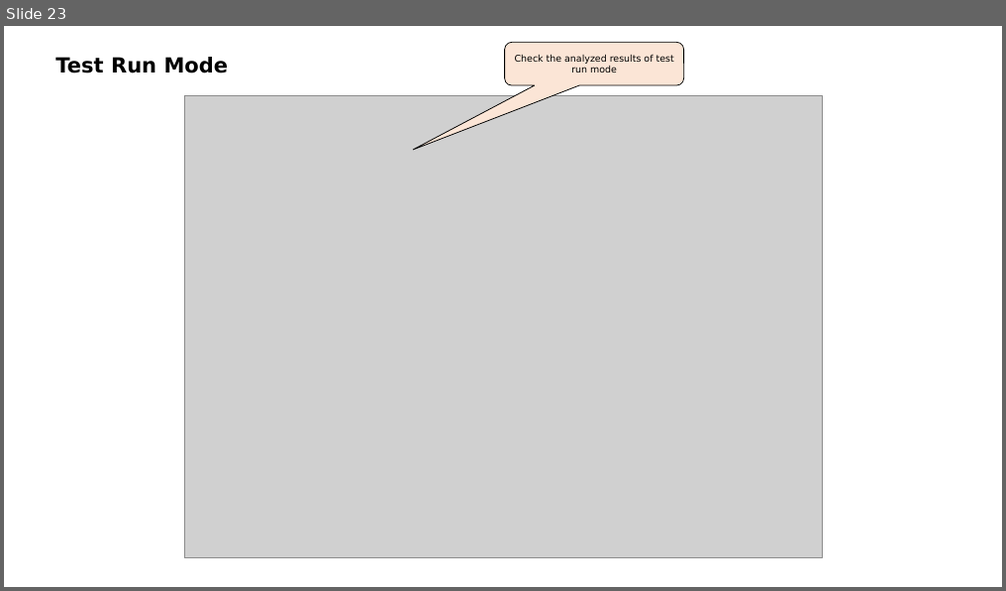
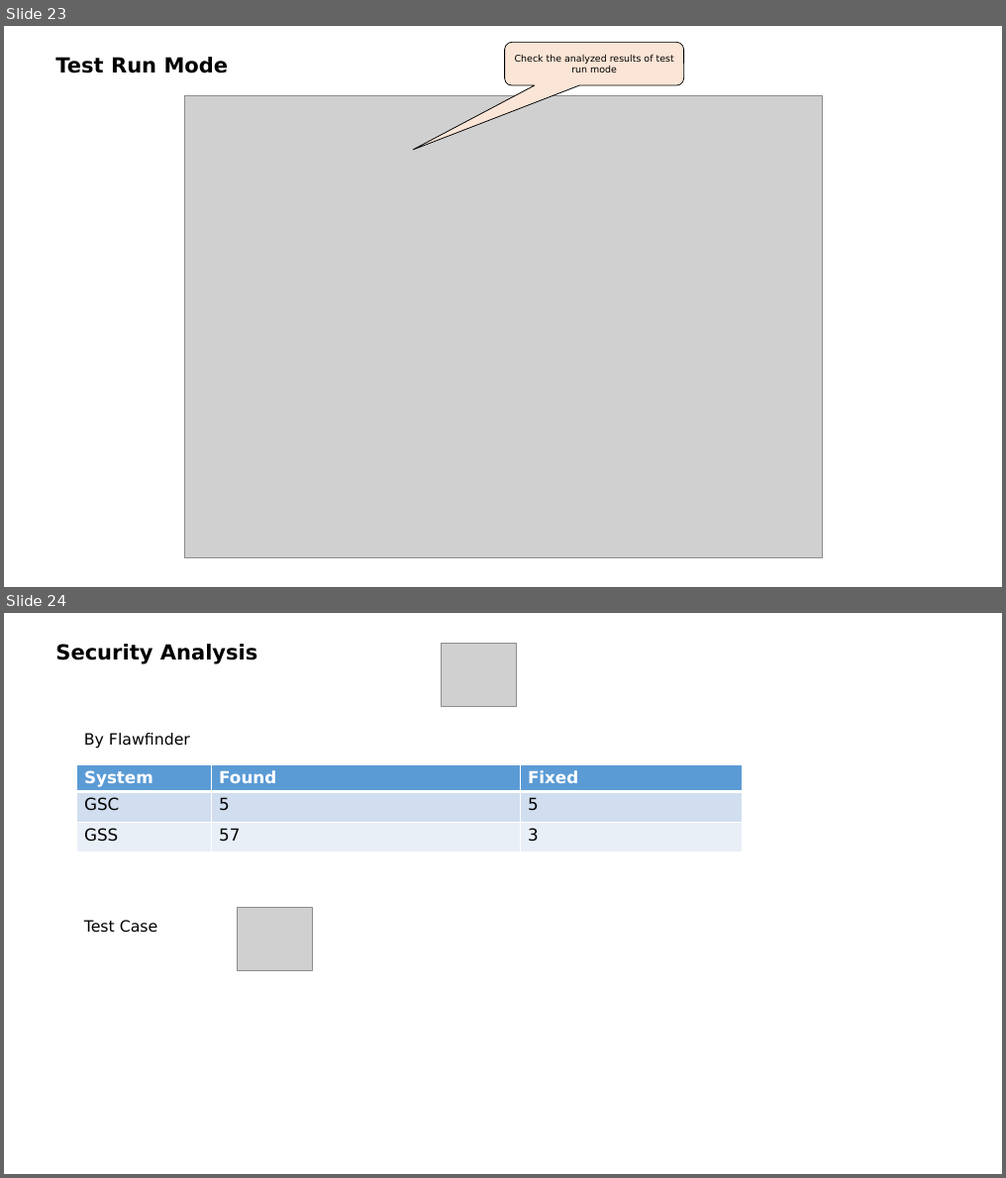
Before and after one commit to jacob-ku/specialist-team2, a slide deck: docs/Team2_Project_2021-06-17.pptx. Shown one above the other, each under a label of ours: slide 23 before the commit, slides 23 and 24 after it. The pictures are 1006x591 and 1006x1178 pixels, drawn with LibreOffice and Linux fonts; fonts in the diff are those of the drawing; grey boxes stand for pictures. Boxes give left, top, right and bottom in pixels: in the first picture for what was removed or moved away, otherwise in the second. Text is boxed around its words. In the diff, an @@ line names an element or a change of style, - is before the commit and + after.

```diff
--- a/docs/Team2_Project_2021-06-17.pptx
+++ b/docs/Team2_Project_2021-06-17.pptx
@@ slide 24 added at [4,613,1002,1174], background #FFFFFF @@
@@ text added at [55,644,258,664], 20 pt, text #000000, bold @@
+Security Analysis
@@ picture added at [442,643,516,706] @@
@@ text added at [84,733,190,749], 15 pt, text #000000 @@
+By Flawfinder
@@ table added at [76,765,742,854], 3 rows, 3 columns @@
+System | Found | Fixed
+GSC | 5 | 5
+GSS | 57 | 3
@@ picture added at [238,907,313,970] @@
@@ text added at [84,920,157,933], 15 pt, text #000000 @@
+Test Case
```
Also in this commit, not shown: 1 other file.
